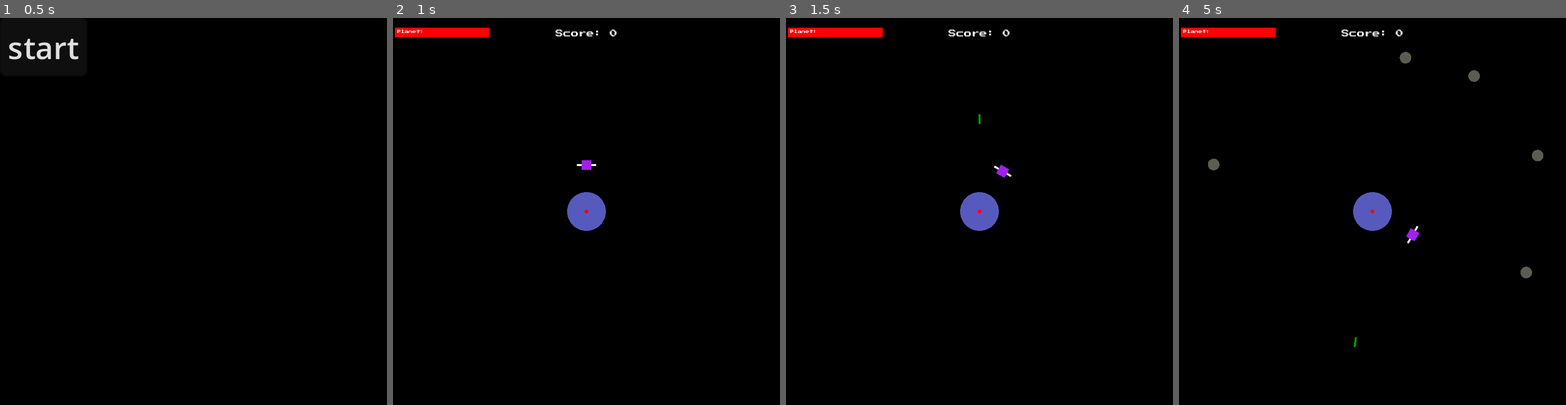
Above: before the commit, frames 1-4 (left to right).
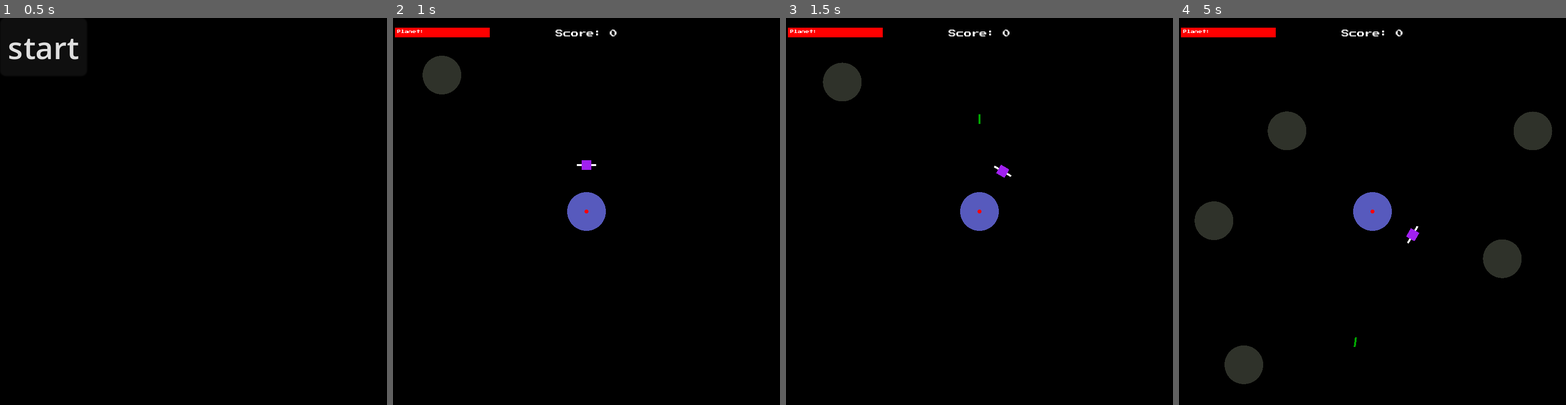
Above: after the commit, the same moments.

Repository: dan-collins-dev/orbital-defense
Game: Godot game, scene res://scenes/MainMenu.tscn
Same seed, same stepped clock (60 frames per second), same inputs: the game is played once before the commit and once after it.
Inputs:
- Up to frame 1 (0.5 s): no input
- Up to frame 2 (1 s): click "start" at 0.5 s
- Up to frame 3 (1.5 s): tap Enter (ui_accept) at 1.25 s; hold Right (ui_right) from 1.28 s (still down)
- Up to frame 4 (5 s): tap Enter (ui_accept) at 1.52, 2.27, 3.77, 4.52 s; release Right (ui_right) at 2.03 s; hold Left (ui_left) 2.03-2.78 s; hold Right (ui_right) 2.78-4.28 s; hold Left (ui_left) from 4.28 s (still down)

Frame 1 is identical in both runs. In frame 2, 0.8% of the frame differs, in the area x 7-18%, y 9-20%; in frame 3, 0.8%; in frame 4, 4.3%, in the area x 4-97%, y 8-95%.

Commit message:
Renamed PersitantData to PlayerData. Changed from multiple spawners to a singular revolving spawner.

Diff:
--- a/entities/Asteroid.gd
+++ b/entities/Asteroid.gd
@@ -1,14 +1,14 @@
 extends Node2D
 
-var PersistantData = ReferenceManager.PersitantData
+var PersistantData = ReferenceManager.PlayerData
 
 @export_group("Shape Settings")
-@export var radius: float = 10
+@export var radius: float = 0
 @export var color: Color
 
 @export_group("Stat Settings")
-@export var health: int = 3
-@export var damage: int = 1
+@export var health: int = 0
+@export var damage: int = 0
 @export var speed: float = 0.1
 
 @onready var hitbox_collider: CollisionShape2D = $Hitbox/CollisionShape2D
--- a/entities/Asteroid.tscn
+++ b/entities/Asteroid.tscn
@@ -7,9 +7,12 @@
 [sub_resource type="CircleShape2D" id="CircleShape2D_lw55j"]
 
 [node name="Asteroid" type="Node2D" groups=["entities"]]
+process_mode = 1
 script = ExtResource("1_8e1wf")
-radius = 3.0
-color = Color(0.352941, 0.368627, 0.317647, 1)
+radius = 10.0
+color = Color(0.186205, 0.19597, 0.164137, 1)
+health = 1
+damage = 1
 
 [node name="Hitbox" type="Area2D" parent="."]
 collision_layer = 2
--- a/entities/AsteroidSpawner.gd
+++ b/entities/AsteroidSpawner.gd
@@ -5,20 +5,26 @@
 @onready var spawn_delay: Timer = $SpawnDelay
 @onready var initial_delay: Timer = $InitialDelay
 
+
 # Called when the node enters the scene tree for the first time.
 func _ready() -> void:
 	initial_delay.start()
+	look_at(Vector2.ZERO)
 
 
 # Called every frame. 'delta' is the elapsed time since the previous frame.
 func _physics_process(delta: float) -> void:
+
 	if can_spawn:
 		can_spawn = false
 		spawn_delay.start()
 		var a = Asteroid.instantiate()
 		a.global_position = global_position
-		get_parent().add_child(a)
+		get_parent().get_parent().add_child(a)
+	queue_redraw()
 
+func _draw():
+	draw_circle(Vector2.ZERO, 2, Color.BLANCHED_ALMOND)
 
 func _on_spawn_delay_timeout() -> void:
 	can_spawn = true
--- a/entities/OrbitalDefense.gd
+++ b/entities/OrbitalDefense.gd
@@ -1,6 +1,6 @@
 extends Node2D
 
-var PersistantData = ReferenceManager.PersitantData
+var PersistantData = ReferenceManager.PlayerData
 var Projectile = preload("res://entities/Projectile.tscn")
 
 @onready var muzzle: Node2D = $Satellite/Muzzle
--- a/entities/Planet.gd
+++ b/entities/Planet.gd
@@ -1,6 +1,6 @@
 extends Node2D
 
-var PersistantData = ReferenceManager.PersitantData
+var PersistantData = ReferenceManager.PlayerData
 
 @export_group("Shape Settings")
 @export var radius: float = 10.0
--- a/entities/PlanetExplosion.gd
+++ b/entities/PlanetExplosion.gd
@@ -1,11 +1,11 @@
 extends Node2D
 
-var PersitantData = ReferenceManager.PersitantData
+var PlayerData = ReferenceManager.PlayerData
 @export var radius: float = 0
 @onready var anims: AnimationPlayer = $Animations
 
 func _ready() -> void:
-	PersitantData.connect("planet_death", _on_planet_death)
+	PlayerData.connect("planet_death", _on_planet_death)
 
 func _physics_process(delta: float) -> void:
 	queue_redraw()
@@ -27,4 +27,4 @@
 			anims.play("shrink")
 
 		"shrink":
-			PersitantData.emit_signal("game_over")
+			PlayerData.emit_signal("game_over")
--- a/entities/PlanetExplosion.tscn
+++ b/entities/PlanetExplosion.tscn
@@ -1,6 +1,22 @@
 [gd_scene load_steps=5 format=3 uid="uid://dh4ya5m730ton"]
 
 [ext_resource type="Script" path="res://entities/PlanetExplosion.gd" id="1_yk3sw"]
+
+[sub_resource type="Animation" id="Animation_gpsei"]
+resource_name = "grow"
+length = 2.5
+tracks/0/type = "value"
+tracks/0/imported = false
+tracks/0/enabled = true
+tracks/0/path = NodePath(".:radius")
+tracks/0/interp = 2
+tracks/0/loop_wrap = true
+tracks/0/keys = {
+"times": PackedFloat32Array(0, 2.5),
+"transitions": PackedFloat32Array(1, 1),
+"update": 0,
+"values": [1.0, 150.0]
+}
 
 [sub_resource type="Animation" id="Animation_fkey0"]
 resource_name = "shrink"
@@ -16,22 +32,6 @@
 "transitions": PackedFloat32Array(1, 1),
 "update": 0,
 "values": [150.0, 1.0]
-}
-
-[sub_resource type="Animation" id="Animation_gpsei"]
-resource_name = "grow"
-length = 2.5
-tracks/0/type = "value"
-tracks/0/imported = false
-tracks/0/enabled = true
-tracks/0/path = NodePath(".:radius")
-tracks/0/interp = 2
-tracks/0/loop_wrap = true
-tracks/0/keys = {
-"times": PackedFloat32Array(0, 2.5),
-"transitions": PackedFloat32Array(1, 1),
-"update": 0,
-"values": [1.0, 150.0]
 }
 
 [sub_resource type="AnimationLibrary" id="AnimationLibrary_xasp1"]
--- a/entities/Projectile.tscn
+++ b/entities/Projectile.tscn
@@ -6,6 +6,7 @@
 size = Vector2(3, 7)
 
 [node name="Projectile" type="Node2D" groups=["entities"]]
+process_mode = 1
 script = ExtResource("1_7i0nk")
 color = Color(0, 0.654902, 0, 1)
 
--- /dev/null
+++ b/entities/SpawnLoop.gd
@@ -0,0 +1,11 @@
+extends Node2D
+
+@export var move_speed: float = 200.0
+# Called when the node enters the scene tree for the first time.
+func _ready() -> void:
+	pass # Replace with function body.
+
+
+# Called every frame. 'delta' is the elapsed time since the previous frame.
+func _physics_process(delta: float) -> void:
+	rotation_degrees -= move_speed * delta
--- /dev/null
+++ b/entities/SpawnLoop.tscn
@@ -0,0 +1,11 @@
+[gd_scene load_steps=3 format=3 uid="uid://cgwo30js7cpb3"]
+
+[ext_resource type="Script" path="res://entities/SpawnLoop.gd" id="1_tnton"]
+[ext_resource type="PackedScene" uid="uid://bn3no5ve2a2c6" path="res://entities/AsteroidSpawner.tscn" id="2_3ou75"]
+
+[node name="SpawnLoop" type="Node2D"]
+process_mode = 1
+script = ExtResource("1_tnton")
+
+[node name="AsteroidSpawner" parent="." instance=ExtResource("2_3ou75")]
+position = Vector2(0, -105)
--- a/scenes/Hiscores.gd
+++ b/scenes/Hiscores.gd
@@ -4,7 +4,7 @@
 @onready var score_container: VBoxContainer = $ScoreContainer
 @onready var request_manager: Node = $RequestManager
 
-var PersistantData = ReferenceManager.PersitantData
+var PersistantData = ReferenceManager.PlayerData
 
 var score_data: Dictionary
 var sorted_scores: Array = []
--- a/scenes/MainMenu.gd
+++ b/scenes/MainMenu.gd
@@ -2,5 +2,5 @@
 
 
 func _on_button_button_down() -> void:
-	ReferenceManager.PersitantData = PersitantData.new()
+	ReferenceManager.PlayerData = PlayerData.new()
 	get_tree().change_scene_to_file("res://scenes/World.tscn")
--- a/scenes/World.gd
+++ b/scenes/World.gd
@@ -1,13 +1,13 @@
 extends Node2D
 
 @warning_ignore("shadowed_global_identifier")
-var PersitantData = ReferenceManager.PersitantData
+var PlayerData = ReferenceManager.PlayerData
 
 @onready var anims: AnimationPlayer = $Anims
 
 
 func _ready() -> void:
-	PersitantData.connect("game_over", _on_game_over)
+	PlayerData.connect("game_over", _on_game_over)
 
 
 func _on_game_over() -> void:
--- a/scenes/World.tscn
+++ b/scenes/World.tscn
@@ -4,7 +4,7 @@
 [ext_resource type="PackedScene" uid="uid://uff7pltj7pf2" path="res://entities/Planet.tscn" id="1_wko1x"]
 [ext_resource type="PackedScene" uid="uid://cieuyrs086fl" path="res://entities/OrbitalDefense.tscn" id="3_cgheh"]
 [ext_resource type="PackedScene" uid="uid://dd7n34k6enh58" path="res://scenes/ui/Ui.tscn" id="4_uk1ko"]
-[ext_resource type="PackedScene" uid="uid://bn3no5ve2a2c6" path="res://entities/AsteroidSpawner.tscn" id="5_vdy4y"]
+[ext_resource type="PackedScene" uid="uid://cgwo30js7cpb3" path="res://entities/SpawnLoop.tscn" id="6_kdl7r"]
 [ext_resource type="PackedScene" uid="uid://dh4ya5m730ton" path="res://entities/PlanetExplosion.tscn" id="6_mpsub"]
 
 [node name="World" type="Node2D"]
@@ -16,49 +16,27 @@
 [node name="Planet" parent="." instance=ExtResource("1_wko1x")]
 z_index = 10
 
+[node name="PlanetExplosion" parent="." instance=ExtResource("6_mpsub")]
+z_index = 20
+
 [node name="OrbitalDefense" parent="." instance=ExtResource("3_cgheh")]
-
-[node name="AsteroidSpawners" type="Node" parent="."]
 process_mode = 1
-
-[node name="AsteroidSpawner" parent="AsteroidSpawners" instance=ExtResource("5_vdy4y")]
-position = Vector2(90, -120)
-
-[node name="InitialDelay" parent="AsteroidSpawners/AsteroidSpawner" index="1"]
-wait_time = 0.25
-
-[node name="AsteroidSpawner2" parent="AsteroidSpawners" instance=ExtResource("5_vdy4y")]
-position = Vector2(26, -121)
-
-[node name="AsteroidSpawner3" parent="AsteroidSpawners" instance=ExtResource("5_vdy4y")]
-position = Vector2(-116, -112)
-
-[node name="InitialDelay" parent="AsteroidSpawners/AsteroidSpawner3" index="1"]
-wait_time = 4.704
-
-[node name="AsteroidSpawner4" parent="AsteroidSpawners" instance=ExtResource("5_vdy4y")]
-position = Vector2(-125, -37)
-
-[node name="AsteroidSpawner5" parent="AsteroidSpawners" instance=ExtResource("5_vdy4y")]
-position = Vector2(121, 48)
-
-[node name="AsteroidSpawner6" parent="AsteroidSpawners" instance=ExtResource("5_vdy4y")]
-position = Vector2(130, -44)
 
 [node name="Anims" type="AnimationPlayer" parent="."]
 process_mode = 3
 
 [node name="UI" parent="." instance=ExtResource("4_uk1ko")]
 
-[node name="PlanetExplosion" parent="." instance=ExtResource("6_mpsub")]
-z_index = 20
+[node name="SpawnLoop" parent="." instance=ExtResource("6_kdl7r")]
+
+[node name="SpawnDelay" parent="SpawnLoop/AsteroidSpawner" index="0"]
+wait_time = 1.0
+
+[node name="InitialDelay" parent="SpawnLoop/AsteroidSpawner" index="1"]
+wait_time = 0.2
 
 [editable path="Planet"]
 [editable path="OrbitalDefense"]
 [editable path="OrbitalDefense/Satellite"]
-[editable path="AsteroidSpawners/AsteroidSpawner"]
-[editable path="AsteroidSpawners/AsteroidSpawner2"]
-[editable path="AsteroidSpawners/AsteroidSpawner3"]
-[editable path="AsteroidSpawners/AsteroidSpawner4"]
-[editable path="AsteroidSpawners/AsteroidSpawner5"]
-[editable path="AsteroidSpawners/AsteroidSpawner6"]
+[editable path="SpawnLoop"]
+[editable path="SpawnLoop/AsteroidSpawner"]
--- a/scenes/ui-components/PlanetHealthBar.gd
+++ b/scenes/ui-components/PlanetHealthBar.gd
@@ -1,6 +1,6 @@
 extends TextureProgressBar
 
-var PersistantData = ReferenceManager.PersitantData
+var PersistantData = ReferenceManager.PlayerData
 
 func _ready() -> void:
 	if PersistantData:
--- a/scenes/ui-components/ScoreLabel.gd
+++ b/scenes/ui-components/ScoreLabel.gd
@@ -1,6 +1,6 @@
 extends Label
 
-var PersistantData = ReferenceManager.PersitantData
+var PersistantData = ReferenceManager.PlayerData
 
 # Called when the node enters the scene tree for the first time.
 func _ready() -> void:
--- a/utils/PersistantData.gd
+++ b/utils/PersistantData.gd
@@ -1,4 +1,4 @@
-class_name PersitantData
+class_name PlayerData
 extends Resource
 
 signal score_changed(score)
--- a/utils/ReferenceManager.gd
+++ b/utils/ReferenceManager.gd
@@ -2,4 +2,4 @@
 
 
 @warning_ignore("shadowed_global_identifier")
-var PersitantData: PersitantData = null
+var PlayerData: PlayerData = null
--- a/utils/RequestManager.gd
+++ b/utils/RequestManager.gd
@@ -1,6 +1,6 @@
 extends Node
 
-var PersistantData = ReferenceManager.PersitantData
+var PersistantData = ReferenceManager.PlayerData
 @export var id: String = ""
 
 signal request_complete(data: Array, rank: int)
